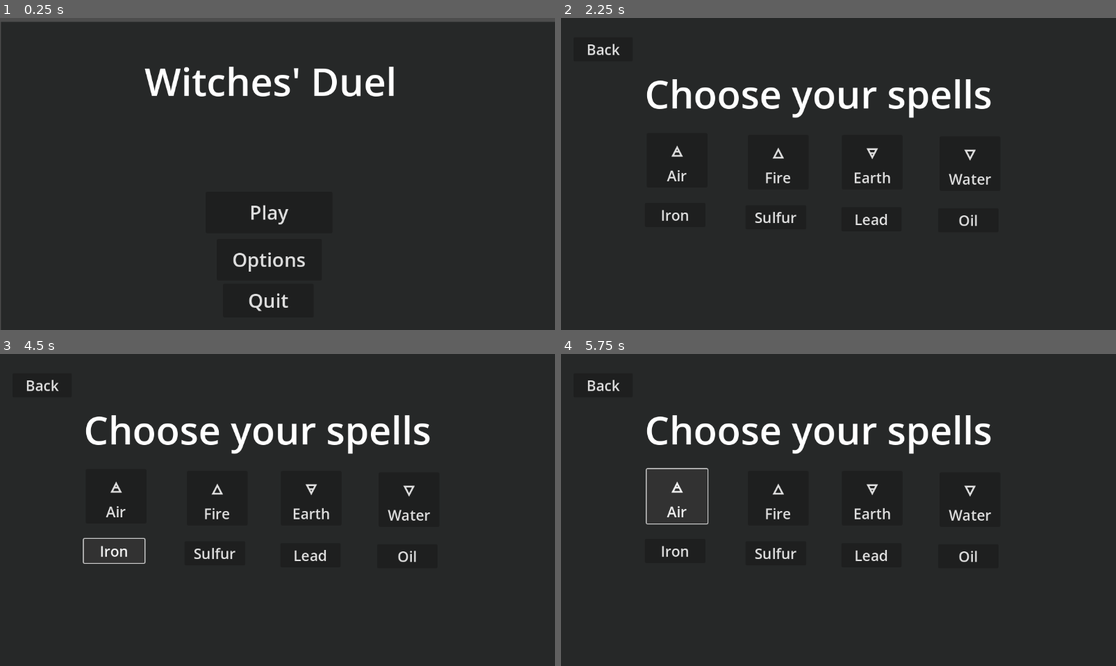
Above: before the commit, frames 1-4 (two rows, left to right).
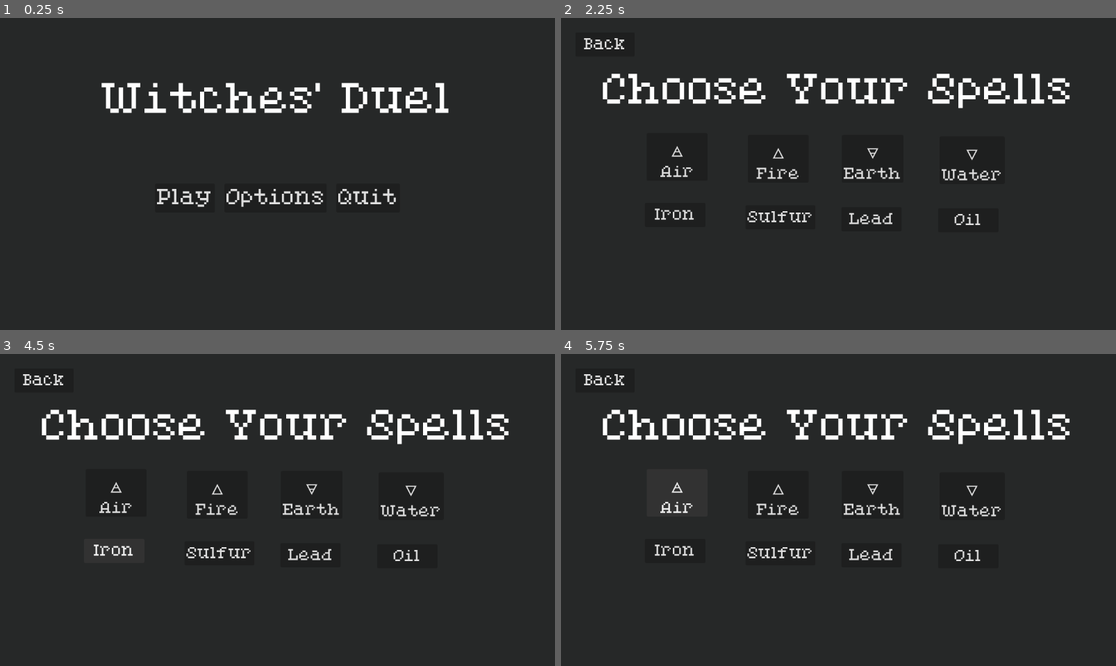
Above: after the commit, the same moments.

Repository: Andreabee0/Witches--Duel
Game: Godot game, scene res://scenes/main_menu.tscn
The game is run twice, just before and just after one commit, with the same random seed, the same clock (stepped at 60 frames per second) and the same inputs. This scene is started directly instead of the project's main scene.
Inputs:
- Up to frame 1 (0.25 s): no input
- Up to frame 2 (2.25 s): click "Options" at 0.5 s; click "Back" at 1.25 s; click "Play" at 2 s
- Up to frame 3 (4.5 s): click "Back" at 2.75 s; click "Play" at 3.5 s; click "Iron" at 4.25 s
- Up to frame 4 (5.75 s): click "🜁 Air" at 5 s

The runs differ from the first frame. In frame 1, 5.8% of the frame differs, in the area x 0-100%, y 0-100%; in frame 2, 6.0%; in frame 3, 6.1%; in frame 4, 6.1%, in the area x 4-92%, y 6-67%.

Commit message:
Cleanup some menus

Diff:
--- a/project.godot
+++ b/project.godot
@@ -28,6 +28,10 @@
 [editor_plugins]
 
 enabled=PackedStringArray()
+
+[gui]
+
+theme/custom="res://theme/theme.tres"
 
 [input]
 
--- a/scenes/main_menu.tscn
+++ b/scenes/main_menu.tscn
@@ -1,6 +1,6 @@
 [gd_scene load_steps=2 format=3 uid="uid://gduetrgv0mlu"]
 
-[ext_resource type="Script" path="res://src/main_menu_manager.gd" id="1_x73ka"]
+[ext_resource type="Script" path="res://src/menu/main.gd" id="1_x73ka"]
 
 [node name="MainMenu" type="Control"]
 layout_mode = 3
@@ -11,52 +11,56 @@
 grow_vertical = 2
 script = ExtResource("1_x73ka")
 
-[node name="ColorRect" type="ColorRect" parent="."]
-layout_mode = 0
-offset_left = 2.0
-offset_top = 8.0
-offset_right = 1153.0
-offset_bottom = 735.0
+[node name="Background" type="ColorRect" parent="."]
+layout_mode = 1
+anchors_preset = 15
+anchor_right = 1.0
+anchor_bottom = 1.0
+grow_horizontal = 2
+grow_vertical = 2
 color = Color(0.14902, 0.156863, 0.156863, 1)
 
 [node name="Title" type="Label" parent="."]
-layout_mode = 0
-offset_left = 300.0
-offset_top = 76.0
-offset_right = 840.0
-offset_bottom = 219.0
+layout_mode = 1
+anchors_preset = 10
+anchor_right = 1.0
+offset_top = 134.0
+offset_bottom = 206.0
+grow_horizontal = 2
 theme_override_font_sizes/font_size = 80
 text = "Witches' Duel"
+horizontal_alignment = 1
+vertical_alignment = 1
 
-[node name="Quit" type="Button" parent="."]
-layout_mode = 0
-offset_left = 463.0
-offset_top = 552.0
-offset_right = 651.0
-offset_bottom = 622.0
+[node name="HBoxContainer" type="HBoxContainer" parent="."]
+layout_mode = 1
+anchors_preset = -1
+anchor_top = 0.5
+anchor_right = 1.0
+anchor_bottom = 0.5
+offset_top = 20.0
+offset_bottom = 80.0
+grow_horizontal = 2
+grow_vertical = 2
+alignment = 1
+
+[node name="Play" type="Button" parent="HBoxContainer"]
+layout_mode = 2
 theme_override_font_sizes/font_size = 40
-text = "Quit"
+text = "Play
+"
 
-[node name="Options" type="Button" parent="."]
-layout_mode = 0
-offset_left = 450.0
-offset_top = 459.0
-offset_right = 668.0
-offset_bottom = 545.0
+[node name="Options" type="Button" parent="HBoxContainer"]
+layout_mode = 2
 theme_override_font_sizes/font_size = 40
 text = "Options
 "
 
-[node name="Play" type="Button" parent="."]
-layout_mode = 0
-offset_left = 427.0
-offset_top = 361.0
-offset_right = 690.0
-offset_bottom = 447.0
+[node name="Quit" type="Button" parent="HBoxContainer"]
+layout_mode = 2
 theme_override_font_sizes/font_size = 40
-text = "Play
-"
+text = "Quit"
 
-[connection signal="button_down" from="Quit" to="." method="_on_quit_button_down"]
-[connection signal="button_down" from="Options" to="." method="_on_options_button_down"]
-[connection signal="button_down" from="Play" to="." method="_on_play_button_down"]
+[connection signal="button_down" from="HBoxContainer/Play" to="." method="_on_play_button_down"]
+[connection signal="button_down" from="HBoxContainer/Options" to="." method="_on_options_button_down"]
+[connection signal="button_down" from="HBoxContainer/Quit" to="." method="_on_quit_button_down"]
--- a/scenes/options.tscn
+++ /dev/null
@@ -1,48 +0,0 @@
-[gd_scene load_steps=2 format=3 uid="uid://by2lgvcyl3kiy"]
-
-[ext_resource type="Script" path="res://src/options_manager.gd" id="1_cx7hx"]
-
-[node name="Options" type="Control"]
-layout_mode = 3
-anchors_preset = 15
-anchor_right = 1.0
-anchor_bottom = 1.0
-grow_horizontal = 2
-grow_vertical = 2
-script = ExtResource("1_cx7hx")
-
-[node name="Background" type="ColorRect" parent="."]
-layout_mode = 0
-offset_left = 2.0
-offset_top = 8.0
-offset_right = 1153.0
-offset_bottom = 735.0
-color = Color(0.14902, 0.156863, 0.156863, 1)
-
-[node name="VolumeSlider" type="HSlider" parent="."]
-layout_mode = 0
-offset_left = 385.0
-offset_top = 484.0
-offset_right = 701.0
-offset_bottom = 621.0
-
-[node name="Volume" type="Label" parent="."]
-layout_mode = 0
-offset_left = 486.0
-offset_top = 502.0
-offset_right = 633.0
-offset_bottom = 557.0
-theme_override_font_sizes/font_size = 30
-text = "Volume
-"
-
-[node name="BackButton" type="Button" parent="."]
-layout_mode = 0
-offset_left = 15.0
-offset_top = 19.0
-offset_right = 138.0
-offset_bottom = 69.0
-theme_override_font_sizes/font_size = 30
-text = "Back"
-
-[connection signal="button_down" from="BackButton" to="." method="_on_back_button_down"]
--- /dev/null
+++ b/scenes/options_menu.tscn
@@ -0,0 +1,57 @@
+[gd_scene load_steps=2 format=3 uid="uid://by2lgvcyl3kiy"]
+
+[ext_resource type="Script" path="res://src/menu/options.gd" id="1_u4k8k"]
+
+[node name="Options" type="Control"]
+layout_mode = 3
+anchors_preset = 15
+anchor_right = 1.0
+anchor_bottom = 1.0
+grow_horizontal = 2
+grow_vertical = 2
+script = ExtResource("1_u4k8k")
+
+[node name="Background" type="ColorRect" parent="."]
+layout_mode = 1
+anchors_preset = 15
+anchor_right = 1.0
+anchor_bottom = 1.0
+grow_horizontal = 2
+grow_vertical = 2
+color = Color(0.14902, 0.156863, 0.156863, 1)
+
+[node name="VBoxContainer" type="VBoxContainer" parent="."]
+layout_mode = 1
+anchors_preset = -1
+anchor_right = 1.0
+anchor_bottom = 1.0
+offset_left = 30.0
+offset_top = 30.0
+offset_right = -30.0
+offset_bottom = -30.0
+grow_vertical = 2
+
+[node name="BackButton" type="Button" parent="VBoxContainer"]
+layout_mode = 2
+size_flags_horizontal = 0
+theme_override_font_sizes/font_size = 30
+text = "Back"
+
+[node name="MarginContainer" type="MarginContainer" parent="VBoxContainer"]
+layout_mode = 2
+
+[node name="VBoxContainer" type="VBoxContainer" parent="VBoxContainer/MarginContainer"]
+layout_mode = 2
+
+[node name="Volume" type="Label" parent="VBoxContainer/MarginContainer/VBoxContainer"]
+layout_mode = 2
+theme_override_font_sizes/font_size = 22
+text = "Volume
+"
+
+[node name="VolumeSlider" type="HSlider" parent="VBoxContainer/MarginContainer/VBoxContainer"]
+custom_minimum_size = Vector2(200, 0)
+layout_mode = 2
+size_flags_horizontal = 0
+
+[connection signal="button_down" from="VBoxContainer/BackButton" to="." method="_on_back_button_down"]
--- a/scenes/spell_select_menu.tscn
+++ b/scenes/spell_select_menu.tscn
@@ -1,6 +1,6 @@
 [gd_scene load_steps=2 format=3 uid="uid://dopn31uwx12pg"]
 
-[ext_resource type="Script" path="res://src/spell_select_menu_manager.gd" id="1_btd4f"]
+[ext_resource type="Script" path="res://src/menu/spell_select.gd" id="1_btd4f"]
 
 [node name="SpellSelectMenu" type="Control"]
 layout_mode = 3
@@ -11,21 +11,14 @@
 grow_vertical = 2
 script = ExtResource("1_btd4f")
 
-[node name="ColorRect" type="ColorRect" parent="."]
-layout_mode = 0
-offset_right = 1152.0
-offset_bottom = 648.0
+[node name="Background" type="ColorRect" parent="."]
+layout_mode = 1
+anchors_preset = 15
+anchor_right = 1.0
+anchor_bottom = 1.0
+grow_horizontal = 2
+grow_vertical = 2
 color = Color(0.14902, 0.156863, 0.156863, 1)
-
-[node name="RichTextLabel" type="RichTextLabel" parent="."]
-layout_mode = 0
-offset_left = 174.0
-offset_top = 102.0
-offset_right = 1328.0
-offset_bottom = 220.0
-theme_override_font_sizes/normal_font_size = 80
-text = "Choose your spells"
-tab_size = 7
 
 [node name="IronButton" type="Button" parent="."]
 layout_mode = 0
@@ -110,12 +103,24 @@
 "
 
 [node name="BackButton" type="Button" parent="."]
-layout_mode = 0
-offset_left = 26.0
-offset_top = 40.0
-offset_right = 149.0
-offset_bottom = 90.0
+layout_mode = 1
+offset_left = 30.0
+offset_top = 30.0
+offset_right = 153.0
+offset_bottom = 80.0
 theme_override_font_sizes/font_size = 30
 text = "Back"
 
+[node name="Title" type="Label" parent="."]
+layout_mode = 1
+anchors_preset = 10
+anchor_right = 1.0
+offset_top = 115.0
+offset_bottom = 187.0
+grow_horizontal = 2
+theme_override_font_sizes/font_size = 80
+text = "Choose Your Spells"
+horizontal_alignment = 1
+vertical_alignment = 1
+
 [connection signal="button_down" from="BackButton" to="." method="_on_back_button_down"]
--- a/src/main_menu_manager.gd
+++ /dev/null
@@ -1,9 +0,0 @@
-extends Control
-
-func _on_quit_button_down():
-    get_tree().quit()
-
-func _on_play_button_down():
-    get_tree().change_scene_to_file("res://scenes/spell_select_menu.tscn")
-func _on_options_button_down():
-    get_tree().change_scene_to_file("res://scenes/options.tscn")
--- /dev/null
+++ b/src/menu/main.gd
@@ -0,0 +1,13 @@
+extends Control
+
+
+func _on_quit_button_down():
+	get_tree().quit()
+
+
+func _on_play_button_down():
+	get_tree().change_scene_to_file("res://scenes/spell_select_menu.tscn")
+
+
+func _on_options_button_down():
+	get_tree().change_scene_to_file("res://scenes/options_menu.tscn")
--- a/src/options_manager.gd
+++ b/src/menu/options.gd
@@ -1,4 +1,5 @@
 extends Control
+
 
 func _on_back_button_down():
 	get_tree().change_scene_to_file("res://scenes/main_menu.tscn")
--- /dev/null
+++ b/src/menu/spell_select.gd
@@ -0,0 +1,5 @@
+extends Control
+
+
+func _on_back_button_down():
+	get_tree().change_scene_to_file("res://scenes/main_menu.tscn")
--- a/src/spell_select_menu_manager.gd
+++ /dev/null
@@ -1,4 +0,0 @@
-extends Control
-
-func _on_back_button_down():
-    get_tree().change_scene_to_file("res://scenes/main_menu.tscn")
--- /dev/null
+++ b/theme/theme.tres
@@ -0,0 +1,14 @@
+[gd_resource type="Theme" load_steps=3 format=3 uid="uid://bgocnempcaxe2"]
+
+[ext_resource type="FontFile" uid="uid://coaqp3d4v84qu" path="res://theme/PixelatedEleganceRegular.ttf" id="1_jvytf"]
+
+[sub_resource type="StyleBoxEmpty" id="StyleBoxEmpty_frakm"]
+
+[resource]
+default_font = ExtResource("1_jvytf")
+BoxContainer/constants/separation = 20
+Button/styles/focus = SubResource("StyleBoxEmpty_frakm")
+MarginContainer/constants/margin_bottom = 10
+MarginContainer/constants/margin_left = 10
+MarginContainer/constants/margin_right = 10
+MarginContainer/constants/margin_top = 10
Binary file added: theme/PixelatedEleganceRegular.ttf
Not shown, added: theme/PixelatedEleganceRegular.ttf.import
